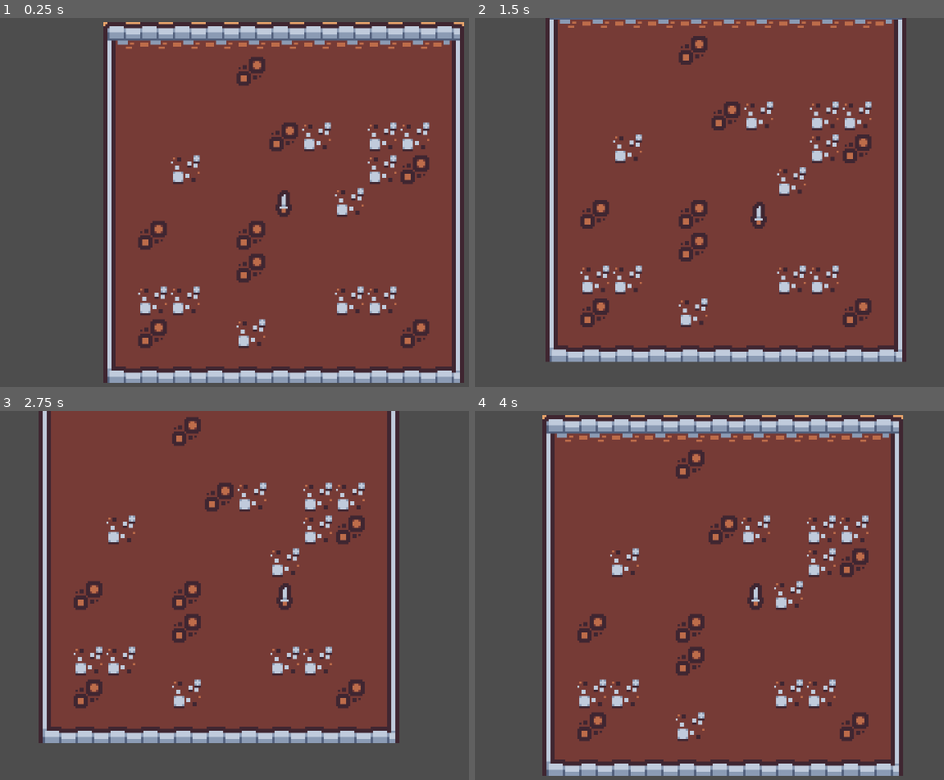
Above: before the commit, frames 1-4 (two rows, left to right).
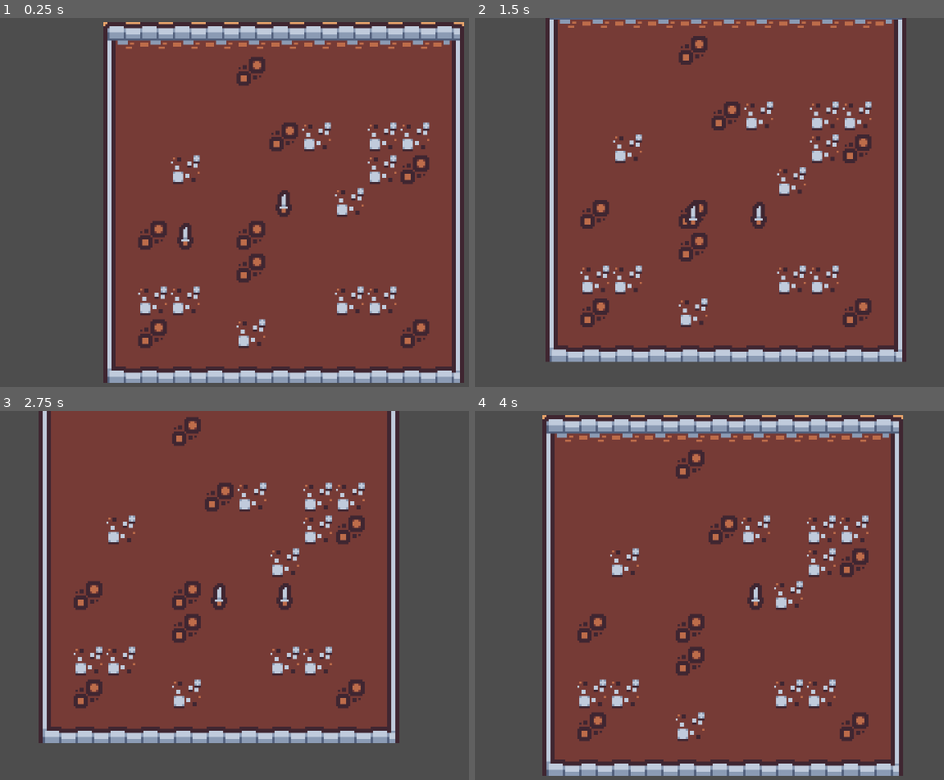
Above: after the commit, the same moments.

Repository: DarkMalygos/You-Are-The-Weapon-Game-Jam-16
Game: Godot game, scene res://scenes/game.tscn
Two runs of this game, one before a commit and one after it. Both use one fixed random seed, a clock stepped at 60 frames per second and the inputs below.
Inputs (mouse positions are in pixels of both pictures, inside the frame that each line leads up to):
- Up to frame 1 (0.25 s): no input
- Up to frame 2 (1.5 s): tap Enter at 0.5 s; move the mouse to (901, 184) at 0.52 s; hold D (movement_right) 0.53-1.28 s; click (901, 184) at 0.67 s; move the mouse to (629, 220) at 1.27 s; hold S (movement_down) from 1.28 s (still down)
- Up to frame 3 (2.75 s): move the mouse to (347, 514) at 2.02 s; release S (movement_down) at 2.03 s; hold D (movement_right) from 2.03 s (still down)
- Up to frame 4 (4 s): move the mouse to (723, 669) at 2.77 s; release D (movement_right) at 2.78 s; hold W (movement_up) 2.78-3.53 s; click (723, 669) at 2.92 s; move the mouse to (outside the picture) at 3.52 s; hold A (movement_left) from 3.53 s (still down)

The runs differ from the first frame. In frame 1, 0.2% of the frame differs, in the area x 37-42%, y 55-63%; in frame 2, 0.1%; in frame 3, 0.2%; in frame 4, nothing differs.

Commit message:
Enemy path finding

Diff:
--- a/you_are_the_weapon/project.godot
+++ b/you_are_the_weapon/project.godot
@@ -10,7 +10,7 @@
 
 [application]
 
-config/name="Test"
+config/name="YouAreTheWeapon"
 run/main_scene="res://scenes/game.tscn"
 config/features=PackedStringArray("4.3", "GL Compatibility")
 
@@ -46,6 +46,11 @@
 ]
 }
 
+[layer_names]
+
+2d_physics/layer_1="Obstacle"
+2d_physics/layer_2="Entity"
+
 [rendering]
 
 textures/canvas_textures/default_texture_filter=0
--- /dev/null
+++ b/you_are_the_weapon/scenes/enemy.tscn
@@ -0,0 +1,22 @@
+[gd_scene load_steps=4 format=3 uid="uid://ch1nbrs8bcx6v"]
+
+[ext_resource type="Script" path="res://scripts/enemy.gd" id="1_4t3vt"]
+[ext_resource type="Texture2D" uid="uid://dy4bcwk4xaxq1" path="res://assets/sprites/tilemap_packed.png" id="2_epghi"]
+
+[sub_resource type="RectangleShape2D" id="RectangleShape2D_78tmi"]
+size = Vector2(16, 16)
+
+[node name="Enemy" type="Area2D"]
+collision_layer = 2
+script = ExtResource("1_4t3vt")
+
+[node name="Sprite2D" type="Sprite2D" parent="."]
+texture = ExtResource("2_epghi")
+region_enabled = true
+region_rect = Rect2(112, 128, 16, 16)
+
+[node name="CollisionShape2D" type="CollisionShape2D" parent="."]
+shape = SubResource("RectangleShape2D_78tmi")
+
+[node name="RayCast2D" type="RayCast2D" parent="."]
+target_position = Vector2(0, 0)
--- a/you_are_the_weapon/scenes/game.tscn
+++ b/you_are_the_weapon/scenes/game.tscn
@@ -1,10 +1,15 @@
-[gd_scene load_steps=3 format=3 uid="uid://bml2jyasedhvy"]
+[gd_scene load_steps=4 format=3 uid="uid://bml2jyasedhvy"]
 
 [ext_resource type="PackedScene" uid="uid://b6evk3x0i2utw" path="res://scenes/tile_map.tscn" id="1_rrgd5"]
 [ext_resource type="PackedScene" uid="uid://bmdmyntr56ksy" path="res://scenes/player.tscn" id="2_fhnwy"]
+[ext_resource type="PackedScene" uid="uid://ch1nbrs8bcx6v" path="res://scenes/enemy.tscn" id="3_mmd4q"]
 
 [node name="Game" type="Node2D"]
 
 [node name="TileMap" parent="." instance=ExtResource("1_rrgd5")]
 
 [node name="Player" parent="." instance=ExtResource("2_fhnwy")]
+position = Vector2(8, 8)
+
+[node name="Enemy" parent="." instance=ExtResource("3_mmd4q")]
+position = Vector2(-40, 24)
--- a/you_are_the_weapon/scenes/player.tscn
+++ b/you_are_the_weapon/scenes/player.tscn
@@ -7,6 +7,7 @@
 size = Vector2(16, 16)
 
 [node name="Player" type="Area2D"]
+collision_layer = 2
 script = ExtResource("1_1i3jk")
 
 [node name="Sprite2D" type="Sprite2D" parent="."]
--- a/you_are_the_weapon/scenes/tile_map.tscn
+++ b/you_are_the_weapon/scenes/tile_map.tscn
@@ -154,6 +154,5 @@
 [node name="TileMap" type="Node2D"]
 
 [node name="GroundLayer" type="TileMapLayer" parent="."]
-position = Vector2(-8, -8)
 tile_map_data = PackedByteArray("AAD8//z/AAAAAAAAAAD8//3/AAAAAAAAAAD8//7/AAAAAAAAAAD8////AAAAAAAAAAD8/wAAAAAAAAAAAAD8/w …(1856 unchanged characters)…
 tile_set = SubResource("TileSet_mpqrr")
--- /dev/null
+++ b/you_are_the_weapon/scripts/enemy.gd
@@ -0,0 +1,46 @@
+extends Area2D
+class_name Enemy
+
+@onready var ground_layer: TileMapLayer = get_node("../TileMap/GroundLayer")
+@onready var cell_size: Vector2i = ground_layer.tile_set.tile_size
+@onready var player: Player = get_node("../Player")
+
+var astar_grid = AStarGrid2D.new()
+
+func _ready() -> void:
+	initialize_grid()
+
+func initialize_grid():
+	astar_grid.region = ground_layer.get_used_rect()
+	astar_grid.cell_size = cell_size
+	astar_grid.diagonal_mode = AStarGrid2D.DIAGONAL_MODE_NEVER
+	astar_grid.update()
+
+	for x in ground_layer.get_used_rect().size.x:
+		for y in ground_layer.get_used_rect().size.y:
+			var tile_position = Vector2i(
+				x + ground_layer.get_used_rect().position.x,
+				y + ground_layer.get_used_rect().position.y
+				)
+
+			var tile_data = ground_layer.get_cell_tile_data(tile_position)
+
+			if !tile_data || tile_data.get_collision_polygons_count(0) > 0:
+				astar_grid.set_point_solid(tile_position)
+
+func move():
+	var local_position = ground_layer.to_local(global_position)
+	var player_position = ground_layer.to_local(player.global_position)
+
+	if !ground_layer.get_used_rect().has_point(ground_layer.local_to_map(player_position)):
+		return
+
+	var id_path = astar_grid.get_id_path(
+		ground_layer.local_to_map(local_position),
+		ground_layer.local_to_map(player_position)
+	).slice(1)
+
+	if id_path.is_empty():
+		return
+
+	global_position = ground_layer.map_to_local(id_path.front())
--- a/you_are_the_weapon/scripts/player.gd
+++ b/you_are_the_weapon/scripts/player.gd
@@ -1,11 +1,13 @@
 extends Area2D
+class_name Player
 
 @export var zoom_speed: float = .1
 
 @onready var ray_cast: RayCast2D = $RayCast2D
 @onready var camera: Camera2D = $Camera2D
 @onready var zoom_velocity: Vector2 = Vector2(zoom_speed, zoom_speed)
-@onready var ground_layer: TileMapLayer = get_node("../TileMap").get_child(0)
+@onready var ground_layer: TileMapLayer = get_node("../TileMap/GroundLayer")
+@onready var enemy: Enemy = get_node("../Enemy")
 
 var cell_size: int
 var inputs: Dictionary = {"movement_right": Vector2.RIGHT, "movement_left": Vector2.LEFT, "movement_up": Vector2.UP, "movement_down": Vector2.DOWN}
@@ -30,8 +32,4 @@
 	if !ray_cast.is_colliding():
 		position += inputs[direction] * cell_size
 
-	get_cell_position()
-
-func get_cell_position() -> Vector2i:
-	var local_position = ground_layer.to_local(global_position)
-	return ground_layer.local_to_map(local_position)
+	enemy.move()
